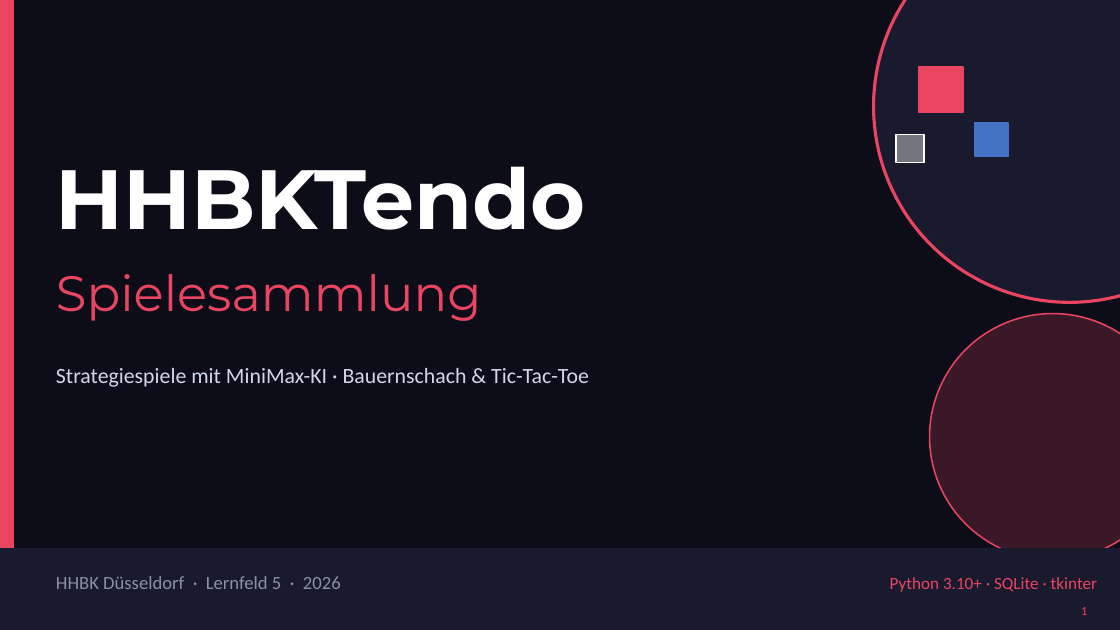
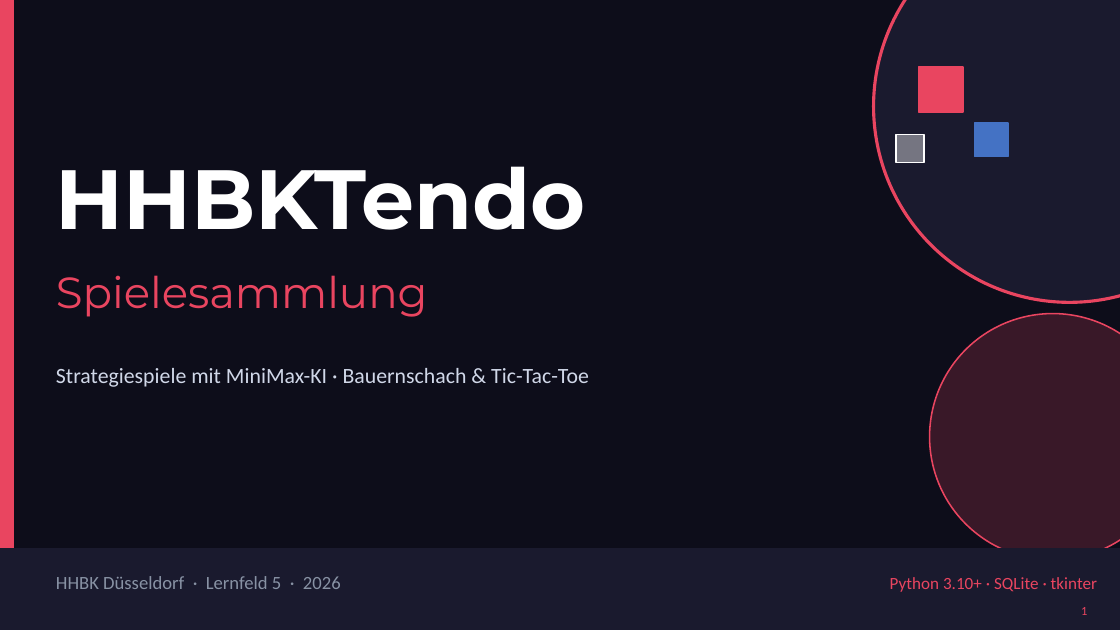
Before and after one commit to Tasterloster/Projekt_berufsschule, a slide deck: slide 1 of Präsentation/Präsentation_Projekt/HHBKTendo_Praesentation_1.pptx. Drawn at 1120x630 pixels with LibreOffice and Linux fonts; fonts in the diff are those of the drawing. Boxes give left, top, right and bottom in pixels: in the first picture for what was removed or moved away, otherwise in the second. Text is boxed around its words. In the diff, an @@ line names an element or a change of style, - is before the commit and + after.

```diff
--- a/Präsentation/Präsentation_Projekt/HHBKTendo_Praesentation_1.pptx
+++ b/Präsentation/Präsentation_Projekt/HHBKTendo_Praesentation_1.pptx
@@ text "Spielesammlung" at [56, 275, 428, 317]: size 32 to 28 pt @@
```
Also in this commit, not shown: 13 other slides changed.
